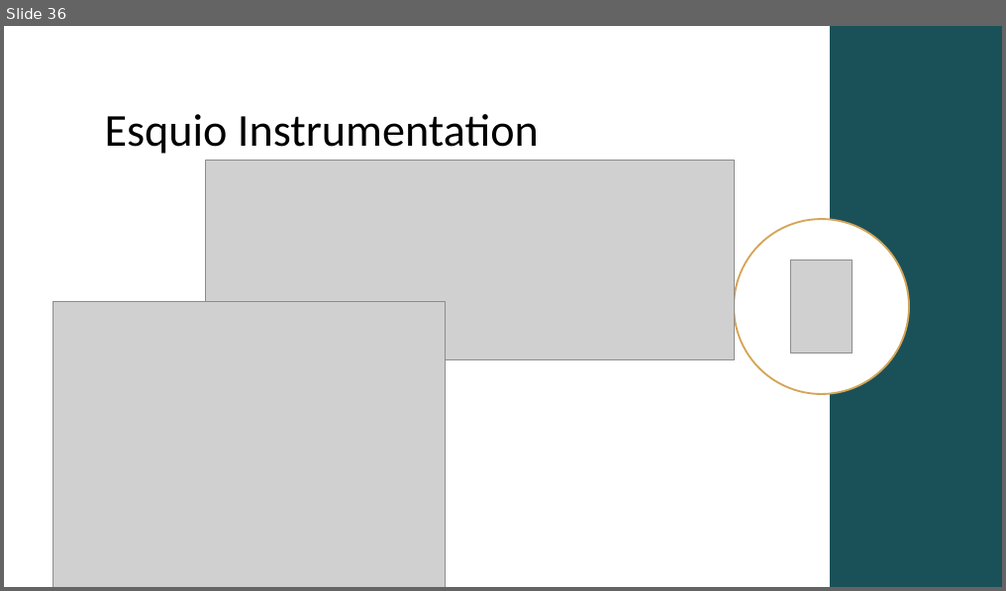
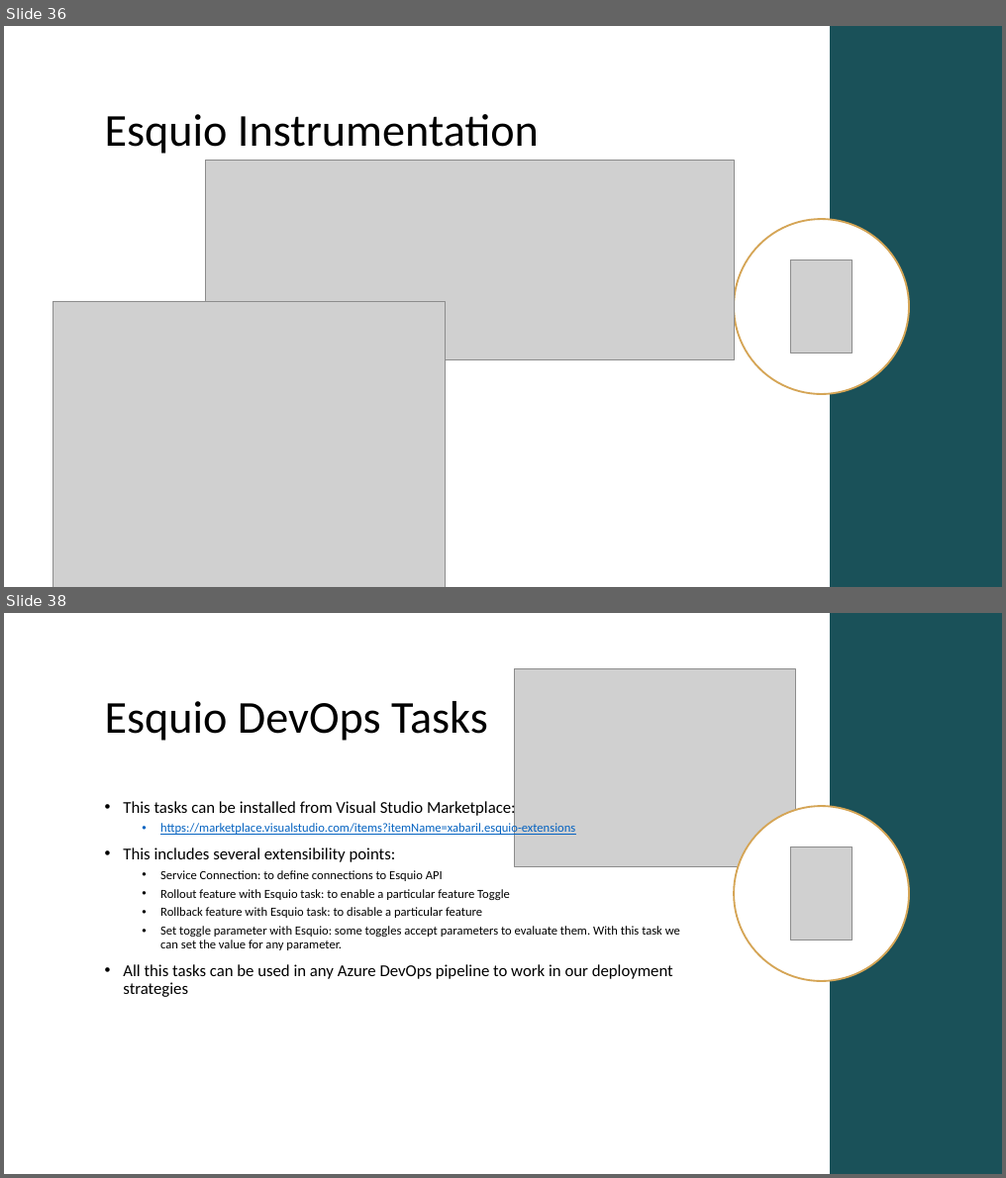
Before and after one commit to Xabaril/Esquio, a slide deck: docs/slides/esquio-overview-101.pptx. Shown one above the other, each under a label of ours: slide 36 before the commit, slides 36 and 38 after it; the slides between them are not shown. The pictures are 1006x591 and 1006x1178 pixels, drawn with LibreOffice and Linux fonts; fonts in the diff are those of the drawing; grey boxes stand for pictures. Boxes give left, top, right and bottom in pixels: in the first picture for what was removed or moved away, otherwise in the second. Text is boxed around its words. In the diff, an @@ line names an element or a change of style, - is before the commit and + after.

Commit message:
Added Azure DevOps slides to presentation

```diff
--- a/docs/slides/esquio-overview-101.pptx
+++ b/docs/slides/esquio-overview-101.pptx
@@ slide 38 added at (4, 613, 1002, 1174), background #FFFFFF @@
@@ rectangle added at (830, 613, 1002, 1174), fill #1A5159 @@
@@ picture added at (515, 669, 796, 866) @@
@@ title added at (105, 701, 488, 741), 44 pt, text #000000 @@
+Esquio DevOps Tasks
@@ text added at (123, 799, 680, 997), 12 pt, text #000000 @@
+• This tasks can be installed from Visual Studio Marketplace:
+  • https://marketplace.visualstudio.com/items?itemName=xabaril.esquio-extensions
+• This includes several extensibility points:
+  • Service Connection: to define connections to Esquio API
+  • Rollout feature with Esquio task: to enable a particular feature Toggle
+  • Rollback feature with Esquio task: to disable a particular feature
+  • Set toggle parameter with Esquio: some toggles accept parameters to evaluate them. With this task we can set the value for any parameter.
+• All this tasks can be used in any Azure DevOps pipeline to work in our deployment strategies
@@ ellipse added at (734, 806, 909, 981), fill #FFFFFF, outline #D5A556 1.75 pt @@
@@ picture added at (791, 848, 853, 941) @@
```
Also in this commit, not shown: 1 other slide added.
